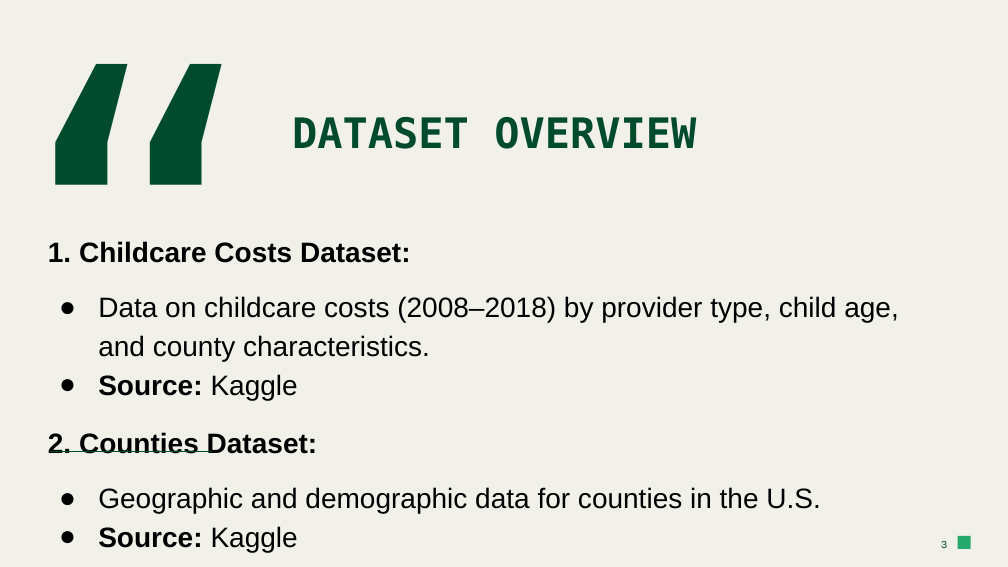
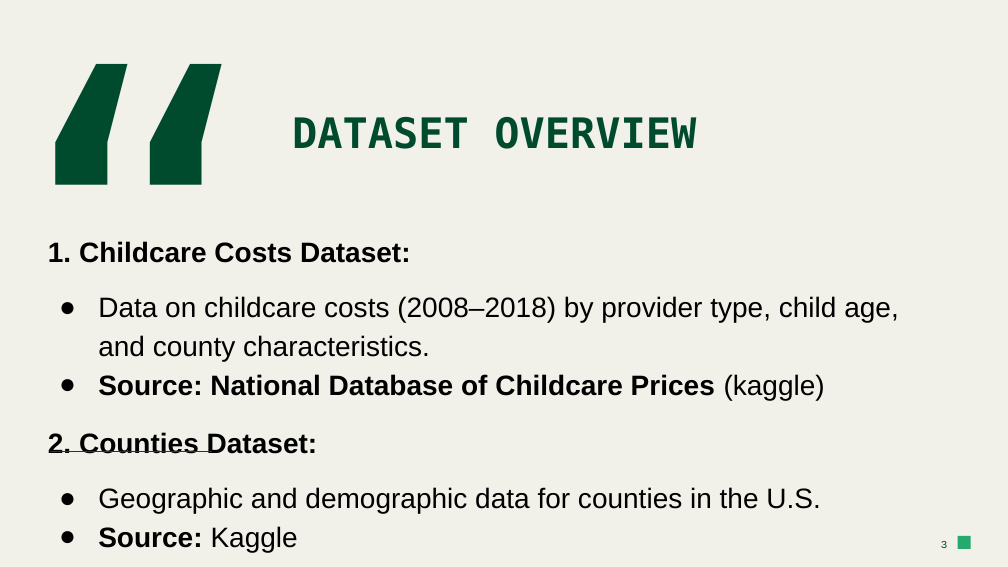
Before and after one commit to vemuladevendran/datamining, a slide deck: slide 3 of GROUP-10.pptx. Drawn at 1008x567 pixels with LibreOffice and Linux fonts; fonts in the diff are those of the drawing. Boxes give left, top, right and bottom in pixels: in the first picture for what was removed or moved away, otherwise in the second. Text is boxed around its words. In the diff, an @@ line names an element or a change of style, - is before the commit and + after.

```diff
--- a/GROUP-10.pptx
+++ b/GROUP-10.pptx
@@ title at bbox=[98, 374, 825, 400]: text changed @@
-● Source: Kaggle
+● Source: National Database of Childcare Prices (kaggle)
```
Also in this commit, not shown: 2 other slides changed.
